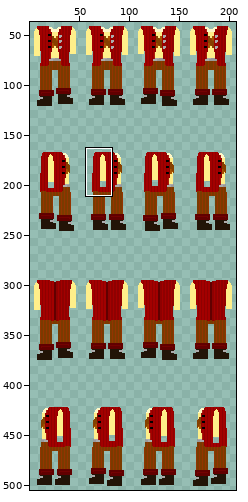
One commit to this sprite sheet: assets/playerCustom/clothing/npc/demolitionistDarrow.png. The first picture is a wide view before the edit; the outline marks the close-up.
Close-up. Before the commit:
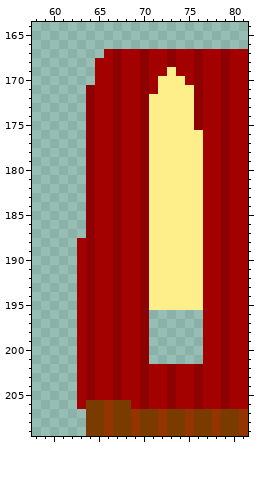
The file is 208x508 pixels. Pixels under 10% opacity are left out. Colours within 5 levels of each other are drawn and written as one. Shown: x 58..81, y 164..209. The wide view leaves out empty margins. The commit also changed other parts of the picture, which this record leaves out.
After:
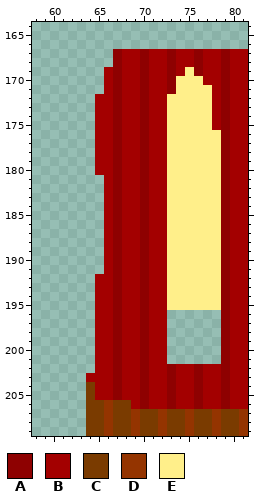
Palette (. is transparent): A #8e0101  B #a30000  C #7a3b00  D #943400  E #ffef8a
The edit:
Changed rows in their new state; - is an unchanged pixel.
first column x 63:
167 ---.------------
168 --..------------
169 --.-------A-E---
170 --.------BA-EE--
171 -..------BA--EE-
172 -.------BB---EE-
173 -.------BB---EE-
174 -.------BB---EE-
175 -.------BB---EE-
176 -.------BB----EE
177 -.------BB----EE
178 -.------BB----EE
179 -.------BB----EE
180 -.------BB----EE
181 -..-----BB----EE
182 -..-----BB----EE
183 -..-----BB----EE
184 -..-----BB----EE
185 -..-----BB----EE
186 -..-----BB----EE
187 -..-----BB----EE
188 ...-----BB----EE
189 ...-----BB----EE
190 ...-----BB----EE
191 ...-----BB----EE
192 ..------BB----EE
193 ..------BB----EE
194 ..------BB----EE
195 ..------BB----EE
196 ..------BB----..
197 ..------BB----..
198 ..------BB----..
199 ..------BB----..
200 ..------BB----..
201 ..------BB----..
202 ..--------------
203 .B--------------
204 .C--------------
205 .C--------------
206 .---------------
